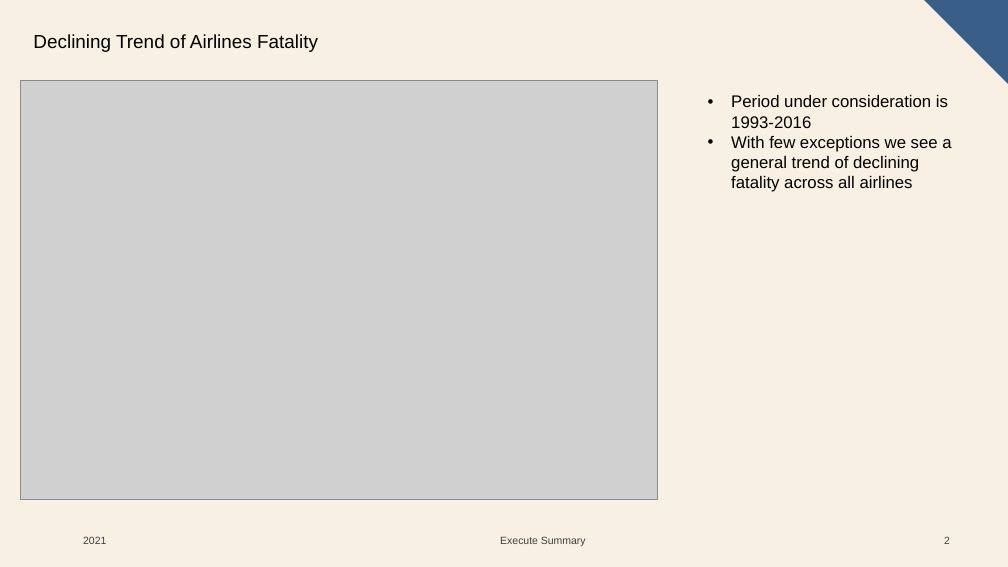
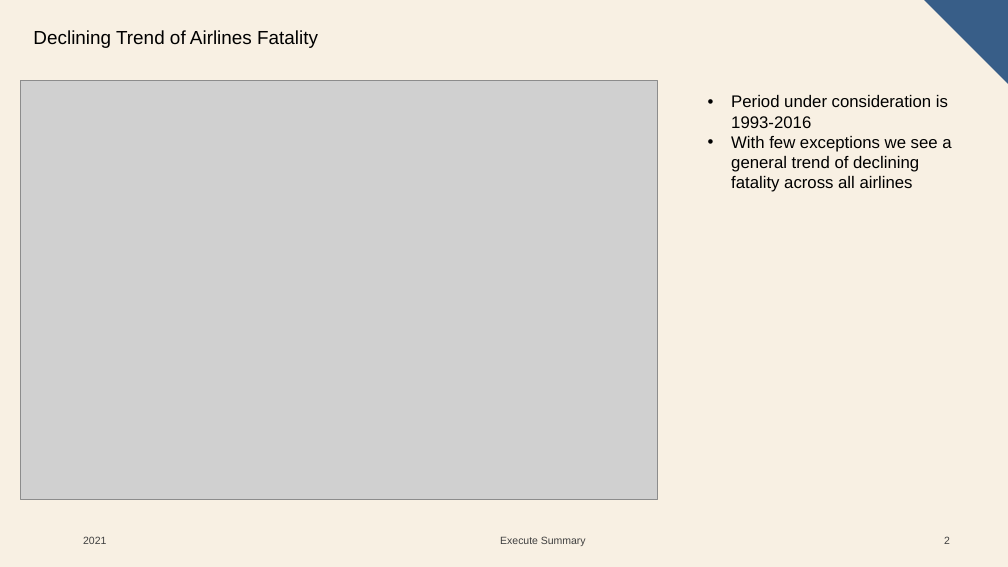
Before and after one commit to samantoz/dsc640-data_presentation, a slide deck: slide 2 of term_project/Executive Summary.pptx. Drawn at 1008x567 pixels with LibreOffice and Linux fonts; fonts in the diff are those of the drawing; grey boxes stand for pictures. Boxes give left, top, right and bottom in pixels: in the first picture for what was removed or moved away, otherwise in the second. Text is boxed around its words. In the diff, an @@ line names an element or a change of style, - is before the commit and + after.

```diff
--- a/term_project/Executive Summary.pptx
+++ b/term_project/Executive Summary.pptx
@@ text "Declining Trend of Airlines Fatality": place and size @@
-text "Declining Trend of Airlines Fatality" at [33,34,318,52]
+text "Declining Trend of Airlines Fatality" at [33,30,318,48]
```
Also in this commit, not shown: 2 other slides changed, 2 slides added, 2 slides removed, 5 other files.
